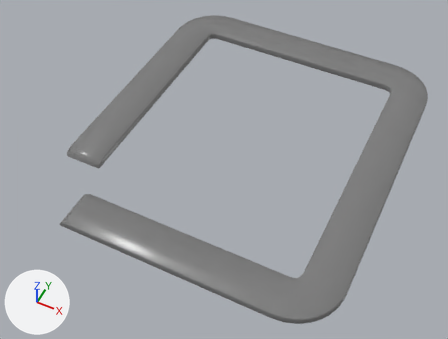
Renders of the glTF model source_files/export/rail.glb from each side of a commit.
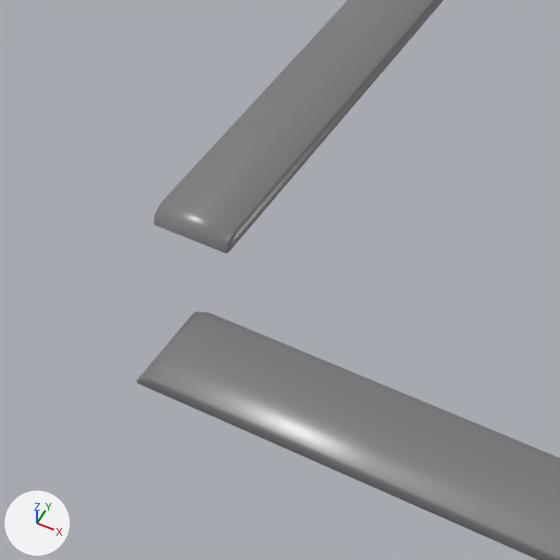
Each version appears first whole from a 50 mm camera at (7.35, -13.21, 18.62) aimed at (-0.36, 2.21, -0.66), and next in a close-up on the part from 0% to 54% of the width and 17% to 89% of the height. The lights are fixed; the arrows at lower left show +X, +Y and +Z. The older version's two pictures come first. Vertices at exactly the same position are counted once.

The scene before the commit, as lines of its bpy script (objects in view):
```python
me_mesh_0 = bpy.data.meshes.new('Mesh_0')
me_mesh_0.from_pydata(...)  # 386 vertices, 596 faces; spans x -6.2..6.2, y -3.53..10.88, z 0.0..0.28
me_mesh_0.materials.append(mat_mat_rail)  # grey #7c7c7c
ob_rail_main = bpy.data.objects.new('Rail_Main', me_mesh_0)
ob_rail_main.location = (0.0, 0.0, 0.0)
```
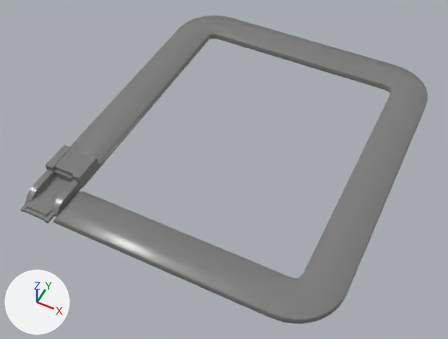
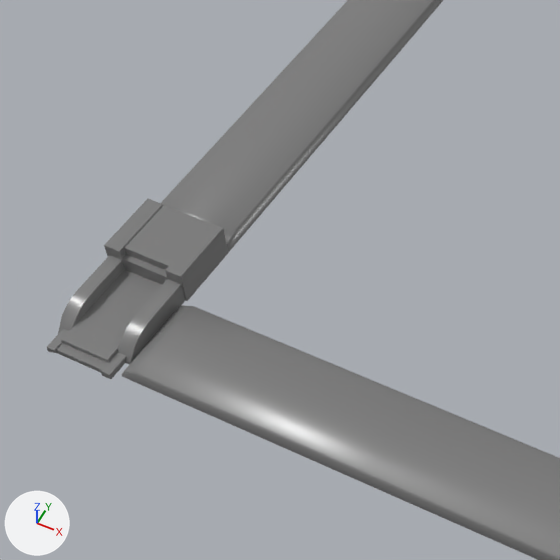
Boxes [x1, y1, x2, y2] around the edits, measured in the close-ups (560 x 560 px; the box of a moved part takes in the faces that stretch with it):
'Rail_Main', reshaped: before [137, 0, 560, 560]; after [47, 0, 560, 560]
part 1 of me_mesh_0, added: after [47, 199, 229, 379]
part 2 of me_mesh_0, moved or reshaped: before [137, 147, 313, 385]; after [121, 305, 210, 385]

What the commit changed:
me_mesh_0 is used by ob_rail_main; location (0.0, 0.0, 0.0).
me_mesh_0 had 386 vertices, 596 faces and spanned x -6.2..6.2, y -3.53..10.88, z 0.0..0.28.
me_mesh_0 now has 434 vertices, 707 faces and spans x -6.2..6.2, y -3.66..10.88, z 0.0..0.64.
me_mesh_0 part 1: a new loose piece of 64 vertices spanning x -6.18..-4.6, y -3.66..-0.5, z 0.0..0.64, in mat_mat_rail (grey #7c7c7c).
me_mesh_0 part 2: 130 vertices removed from x -6.2..6.2, y -3.53..3.67, z 0.0..0.28; 118 vertices added at x -4.66..6.2, y -3.53..-1.48, z 0.0..0.28.
Other edits to the shape of me_mesh_0 do not show in these pictures.
